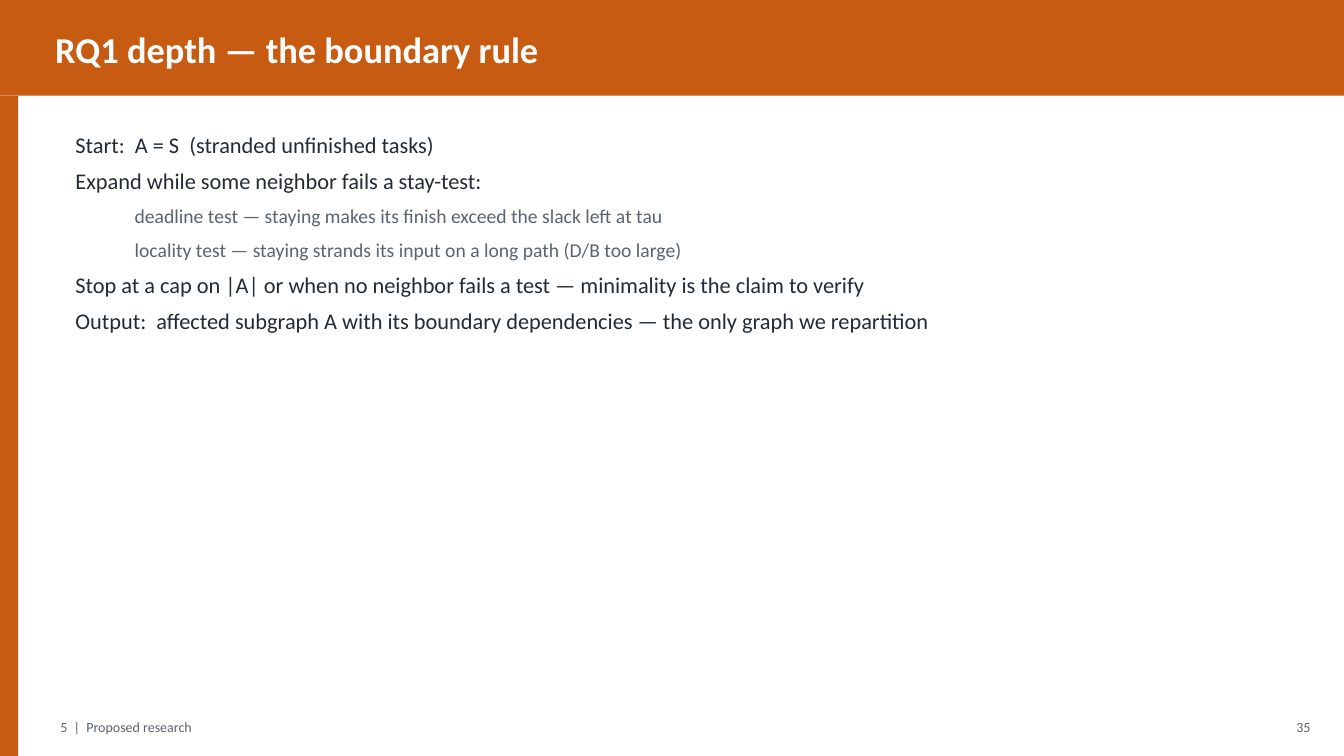
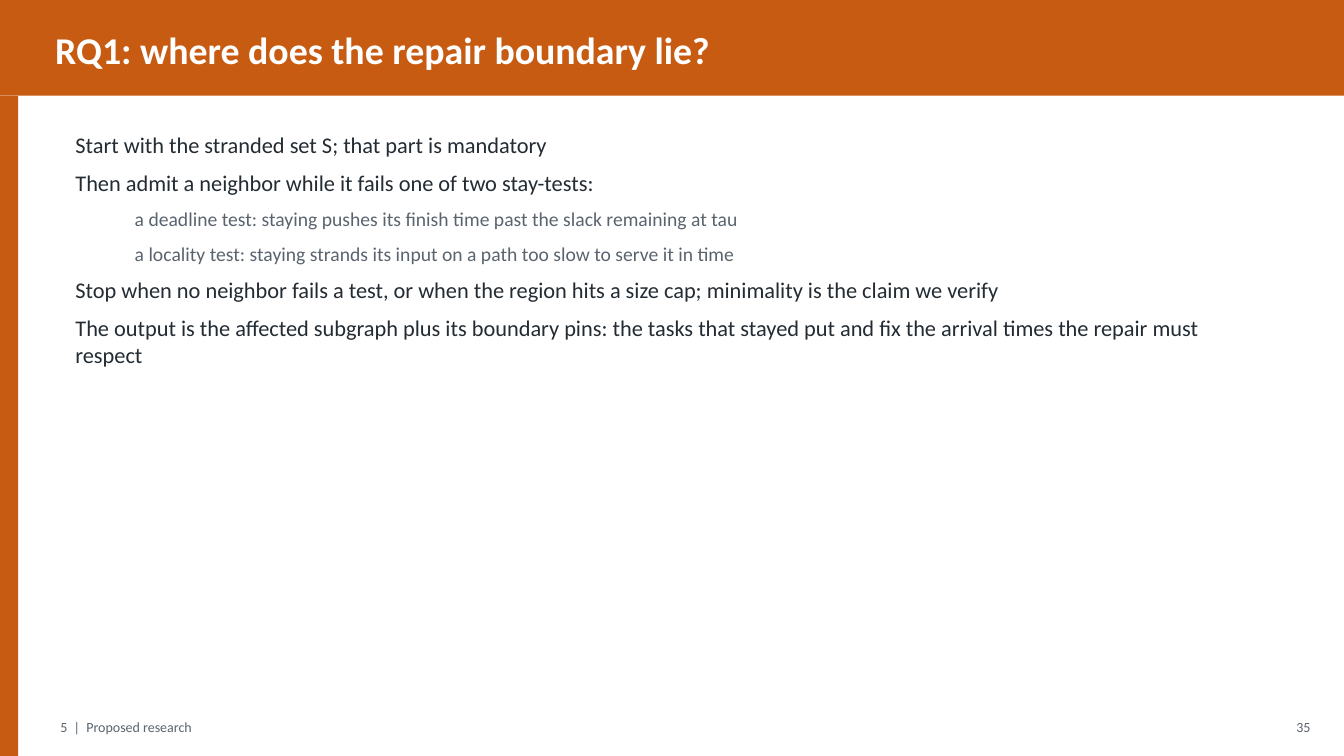
Before and after one commit to gayanigupta/data-aware-scheduling, a slide deck: slide 36 of slides/data-aware-scheduling.pptx. Drawn at 1344x756 pixels with LibreOffice and Linux fonts; fonts in the diff are those of the drawing. Boxes give left, top, right and bottom in pixels: in the first picture for what was removed or moved away, otherwise in the second. Text is boxed around its words. In the diff, an @@ line names an element or a change of style, - is before the commit and + after.

Commit message:
Humanize slide text, enlarge fonts, list both advisors

```diff
--- a/slides/data-aware-scheduling.pptx
+++ b/slides/data-aware-scheduling.pptx
@@ text at <box>55,37,710,70</box>: text changed; size 26 to 27 pt @@
-RQ1 depth — the boundary rule
+RQ1: where does the repair boundary lie?
@@ text at <box>75,137,1199,367</box>: text changed @@
-Start: A = S (stranded unfinished tasks)
-Expand while some neighbor fails a stay-test:
-  deadline test — staying makes its finish exceed the slack left at tau
-  locality test — staying strands its input on a long path (D/B too large)
-Stop at a cap on |A| or when no neighbor fails a test — minimality is the claim to verify
-Output: affected subgraph A with its boundary dependencies — the only graph we repartition
+Start with the stranded set S; that part is mandatory
+Then admit a neighbor while it fails one of two stay-tests:
+  a deadline test: staying pushes its finish time past the slack remaining at tau
+  a locality test: staying strands its input on a path too slow to serve it in time
+Stop when no neighbor fails a test, or when the region hits a size cap; minimality is the claim we verify
+The output is the affected subgraph plus its boundary pins: the tasks that stayed put and fix the arrival times the repair must respect
```
Also in this commit, not shown: 44 other slides changed, 1 other file.
